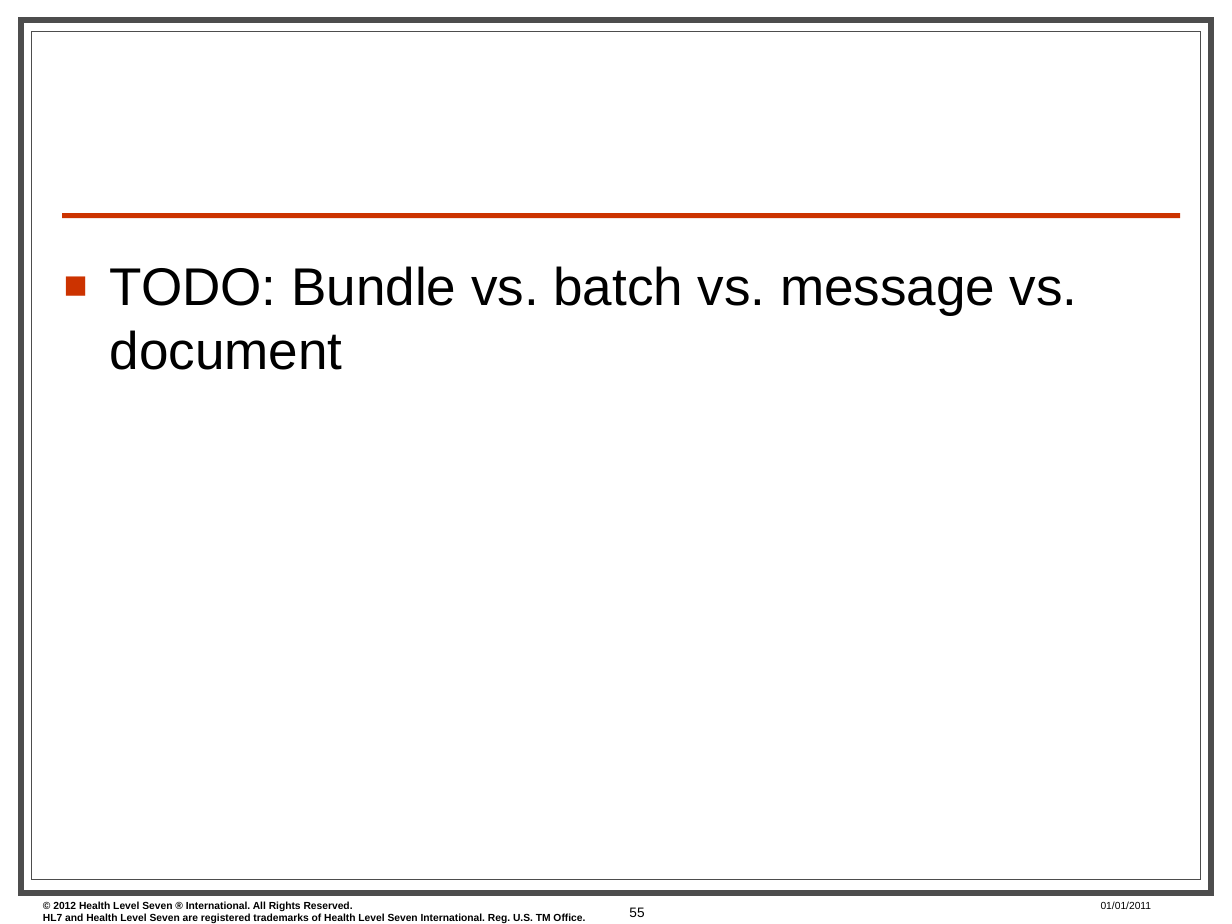
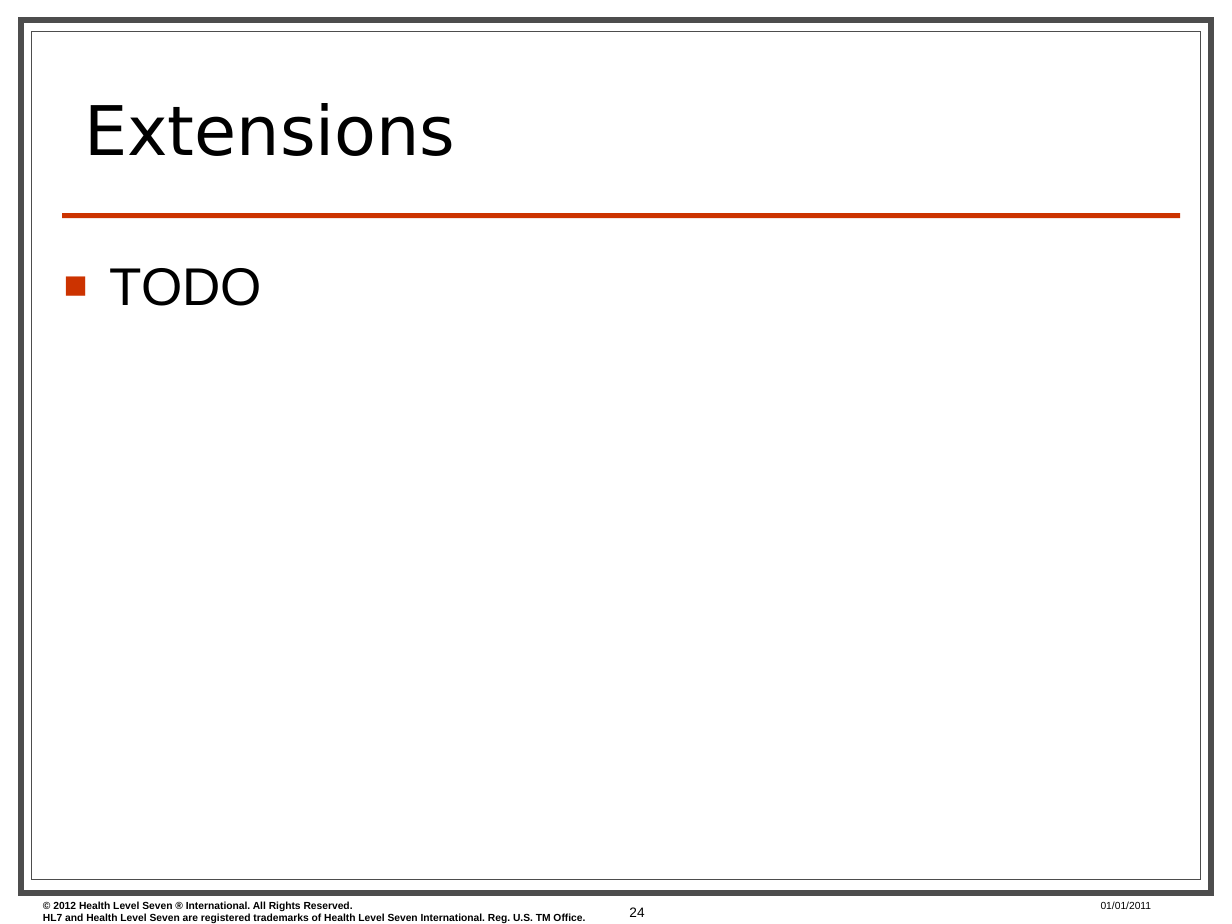
Before and after one commit to vista-novo/fhir, a slide deck: slide 24 of documents/Tutorials/201301 - Phoenix - FhirForDevelopersWGMTutorial.pptx (slide 55 before the commit). Drawn at 1232x924 pixels with LibreOffice and Linux fonts; fonts in the diff are those of the drawing; background and template pictures are left out. Boxes give left, top, right and bottom in pixels: in the first picture for what was removed or moved away, otherwise in the second. Text is boxed around its words. In the diff, an @@ line names an element or a change of style, - is before the commit and + after.

```diff
--- a/documents/Tutorials/201301 - Phoenix - FhirForDevelopersWGMTutorial.pptx
+++ b/documents/Tutorials/201301 - Phoenix - FhirForDevelopersWGMTutorial.pptx
@@ title added at (84, 103, 455, 156), 40 pt, text #000000 @@
+Extensions
@@ text at (110, 268, 262, 306): text changed @@
-■ TODO: Bundle vs. batch vs. message vs. document
+■ TODO
@@ page number at (629, 907, 644, 917): text changed @@
-55
+24
```
Also in this commit, not shown: 9 other slides changed, 19 slides added.
